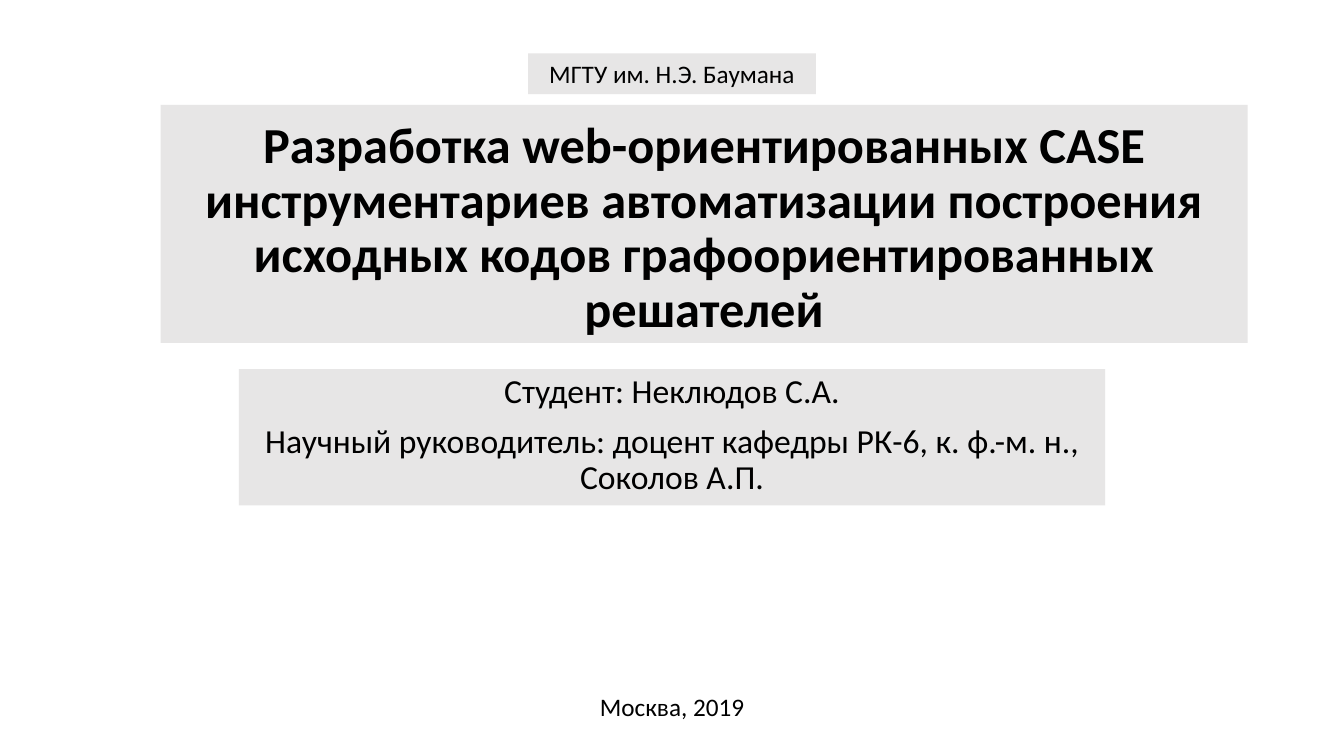
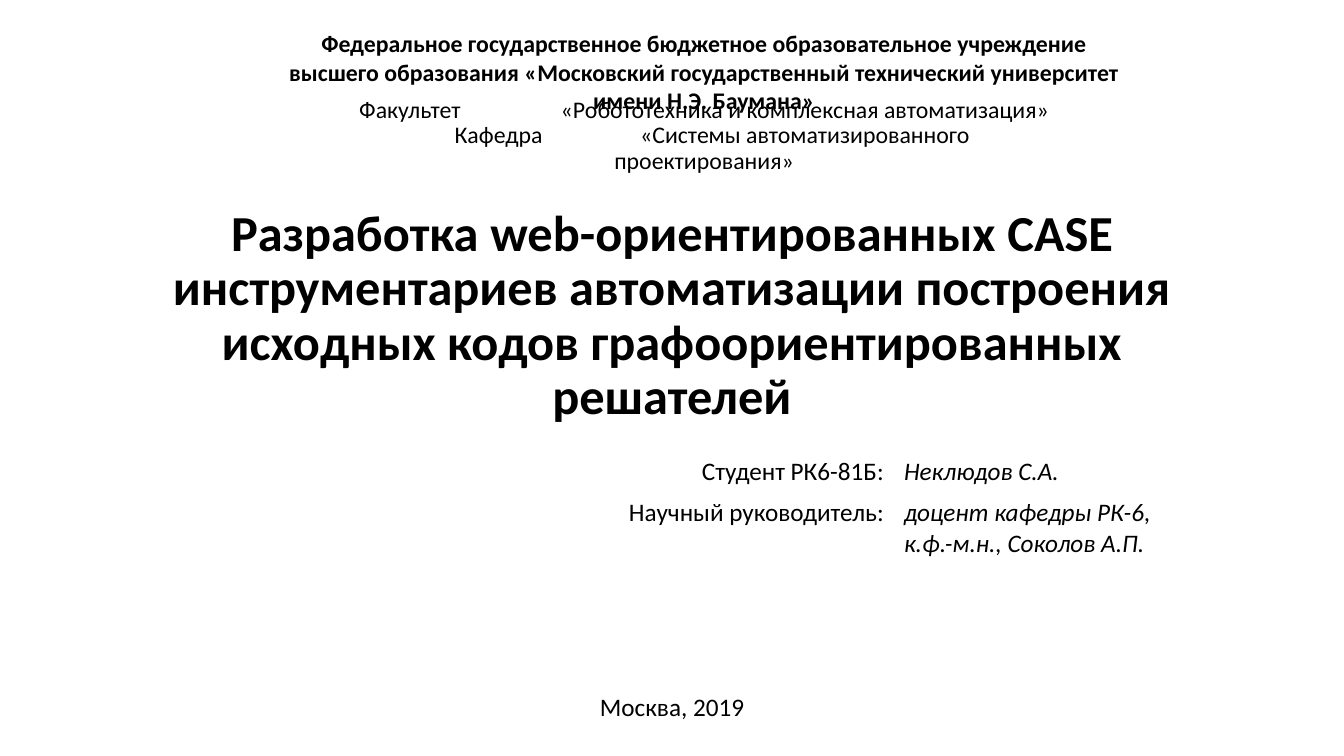
Before and after one commit to ITesserakt/Kodept, a slide deck: slide 1 of 04 - ВКРы/2018-2019 - Генератор кода GBSE решателей/03 - Презентация/Презентация3.0.pdf.pptm. Drawn at 1344x756 pixels with LibreOffice and Linux fonts; fonts in the diff are those of the drawing. Boxes give left, top, right and bottom in pixels: in the first picture for what was removed or moved away, otherwise in the second. Text is boxed around its words. In the diff, an @@ line names an element or a change of style, - is before the commit and + after.

```diff
--- a/04 - ВКРы/2018-2019 - Генератор кода GBSE решателей/03 - Презентация/Презентация3.0.pdf.pptm
+++ b/04 - ВКРы/2018-2019 - Генератор кода GBSE решателей/03 - Презентация/Презентация3.0.pdf.pptm
@@ text added at (289, 35, 1119, 116), 17 pt, text #000000, bold @@
+Федеральное государственное бюджетное образовательное учреждение высшего образования «Московский государственный технический университет имени Н.Э. Баумана»
@@ rectangle removed at (528, 53, 817, 94) @@
-МГТУ им. Н.Э. Баумана
@@ text added at (359, 98, 1049, 173), 17 pt, text #000000 @@
+Факультет «Робототехника и комплексная автоматизация»
+Кафедра «Системы автоматизированного проектирования»
@@ title "Разработка web-ориентированных CASE инструментариев автомати ...": place and size @@
-title "Разработка web-ориентированных CASE инструментариев автомати ..." at (160, 105, 1247, 343)
+title "Разработка web-ориентированных CASE инструментариев автомати ..." at (173, 215, 1171, 422)
@@ title "Разработка web-ориентированных CASE инструментариев автомати ..." at (173, 215, 1171, 422): fill #E7E6E6 to none @@
@@ subtitle removed at (239, 369, 1105, 505) @@
-Студент: Неклюдов С.А.
-Научный руководитель: доцент кафедры РК-6, к. ф.-м. н., Соколов А.П.
@@ table added at (289, 452, 1185, 564), 2 rows, 2 columns @@
+Студент РК6-81Б: | Неклюдов С.А.
+Научный руководитель: | доцент кафедры РК-6, / к.ф.-м.н., Соколов А.П.
```
Also in this commit, not shown: 8 other slides changed, 2 slides added, 1 slide removed.
